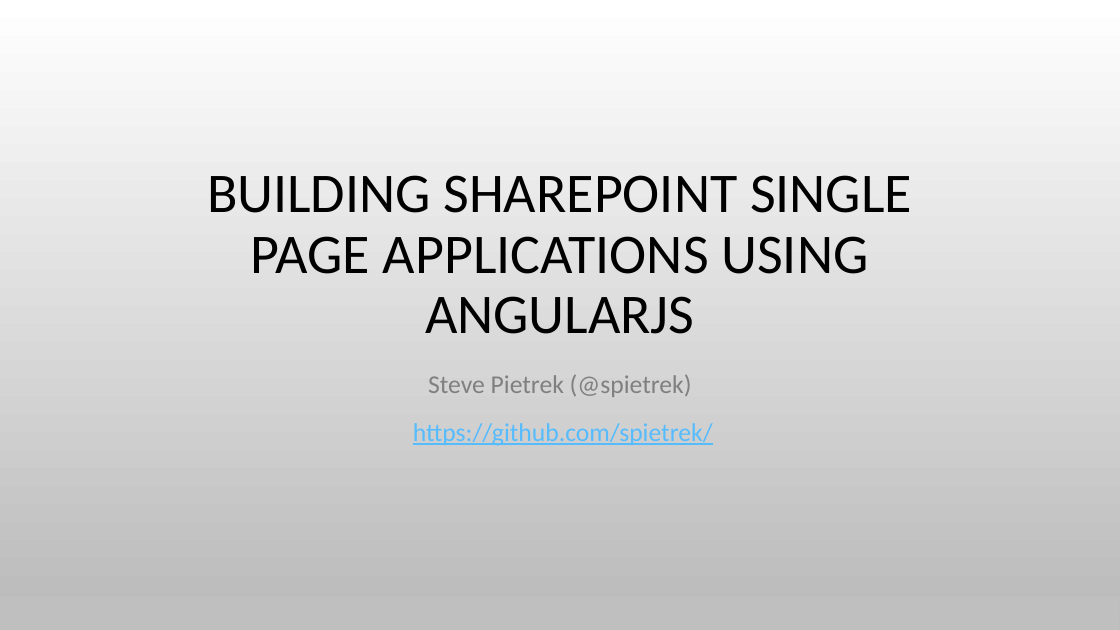
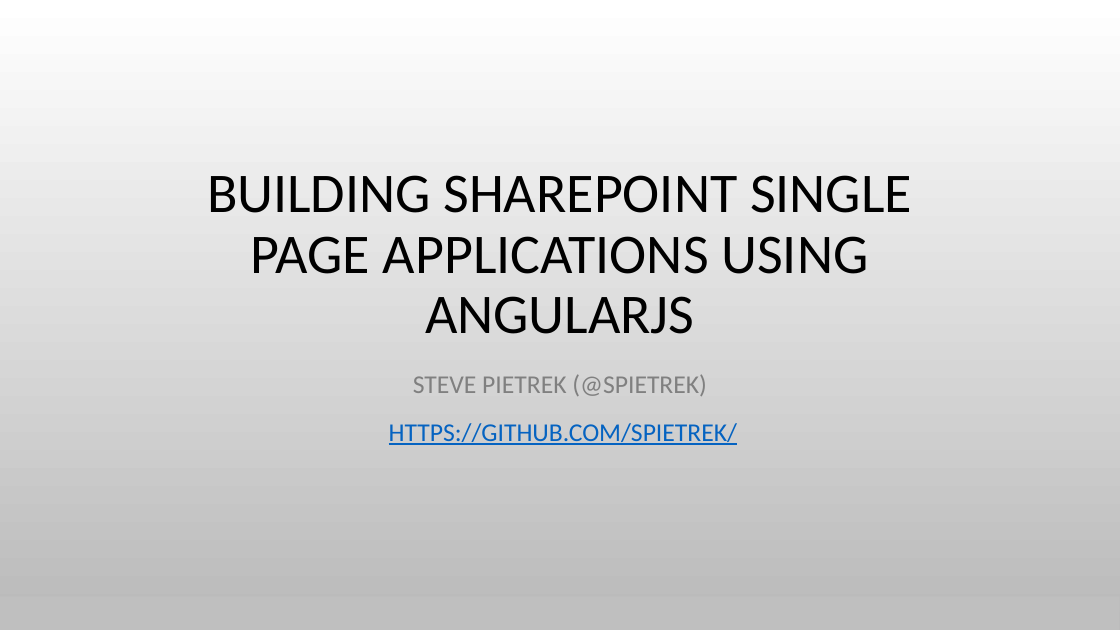
Before and after one commit to spietrek/spsnyc2015, a slide deck: slide 1 of Building SPAs in SharePoint Using AngularJS.pptx. Drawn at 1120x630 pixels with LibreOffice and Linux fonts; fonts in the diff are those of the drawing; background and template pictures are left out. Boxes give left, top, right and bottom in pixels: in the first picture for what was removed or moved away, otherwise in the second. Text is boxed around its words. In the diff, an @@ line names an element or a change of style, - is before the commit and + after.

```diff
--- a/Building SPAs in SharePoint Using AngularJS.pptx
+++ b/Building SPAs in SharePoint Using AngularJS.pptx
@@ subtitle at box(389, 374, 737, 445): text changed; text colour #56BCFE to #0563C1 @@
-Steve Pietrek (@spietrek)
-https://github.com/spietrek/
+STEVE PIETREK (@SPIETREK)
+HTTPS://GITHUB.COM/SPIETREK/
```
Also in this commit, not shown: 11 other slides changed.
